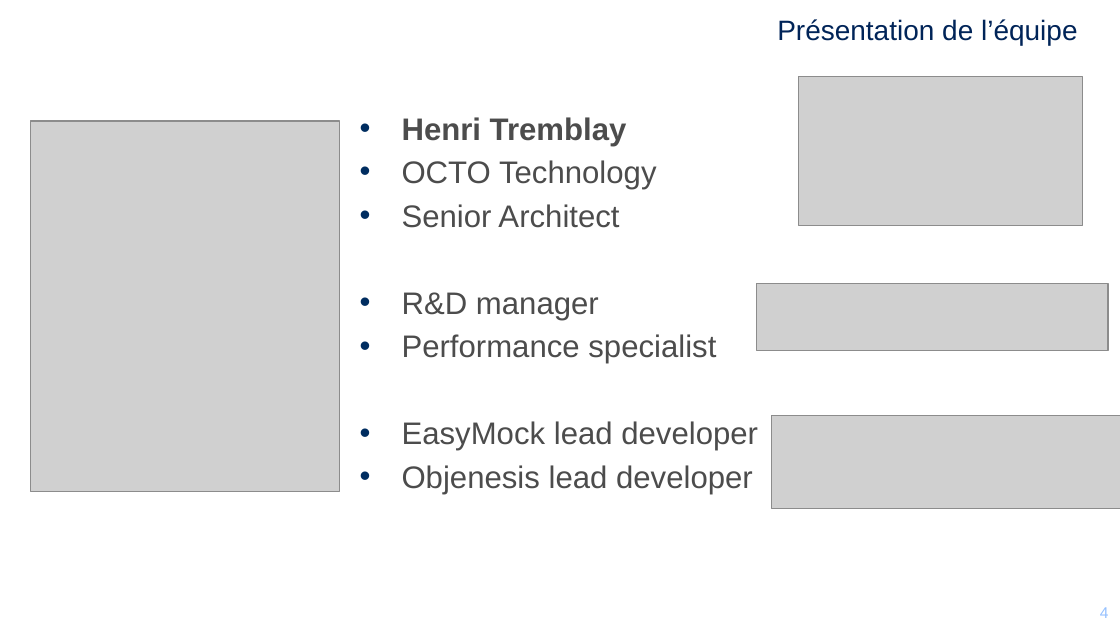
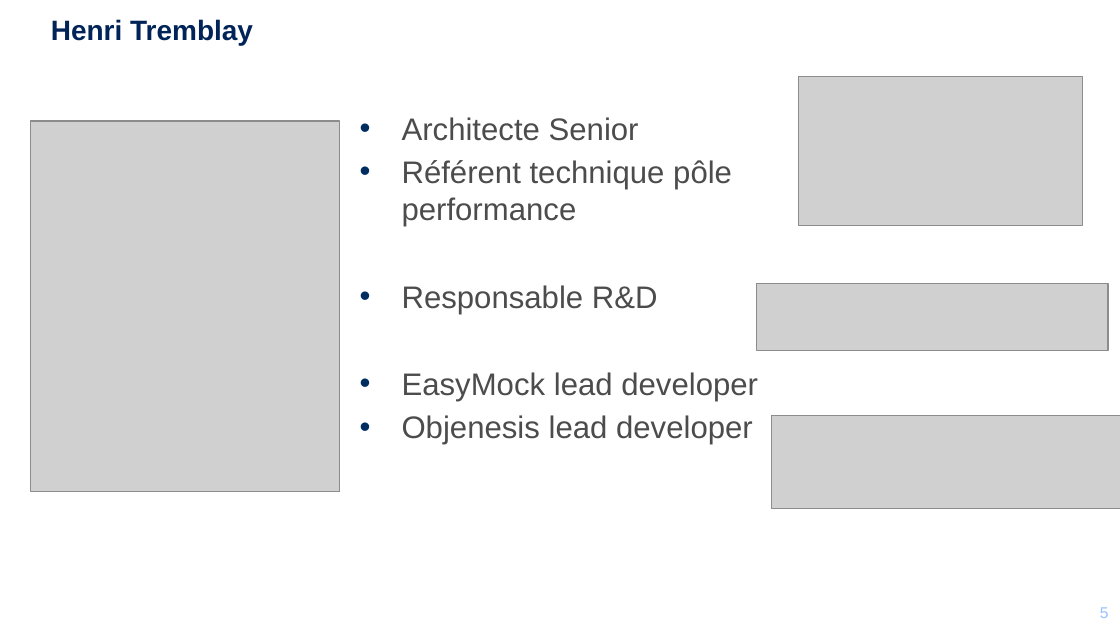
Before and after one commit to mikrob/perfuniversity, a slide deck: slide 5 of PerfUniversity.pptx (slide 4 before the commit). Drawn at 1120x630 pixels with LibreOffice and Linux fonts; fonts in the diff are those of the drawing; grey boxes stand for pictures; background and template pictures are left out. Boxes give left, top, right and bottom in pixels: in the first picture for what was removed or moved away, otherwise in the second. Text is boxed around its words. In the diff, an @@ line names an element or a change of style, - is before the commit and + after.

```diff
--- a/PerfUniversity.pptx
+++ b/PerfUniversity.pptx
@@ title at (51,19,253,45): text changed; bold on @@
-Présentation de l’équipe
+Henri Tremblay
@@ text at (402,117,732,314): text changed @@
-• Henri Tremblay
-• OCTO Technology
-• Senior Architect
-• R&D manager
-• Performance specialist
+• Architecte Senior
+• Référent technique pôle performance
+• Responsable R&D
@@ page number at (877,598,1110,629): text changed @@
-4
+5
@@ page number at (886,597,1119,628): text changed @@
-4
+5
```
Also in this commit, not shown: 3 other slides changed, 4 slides added.
